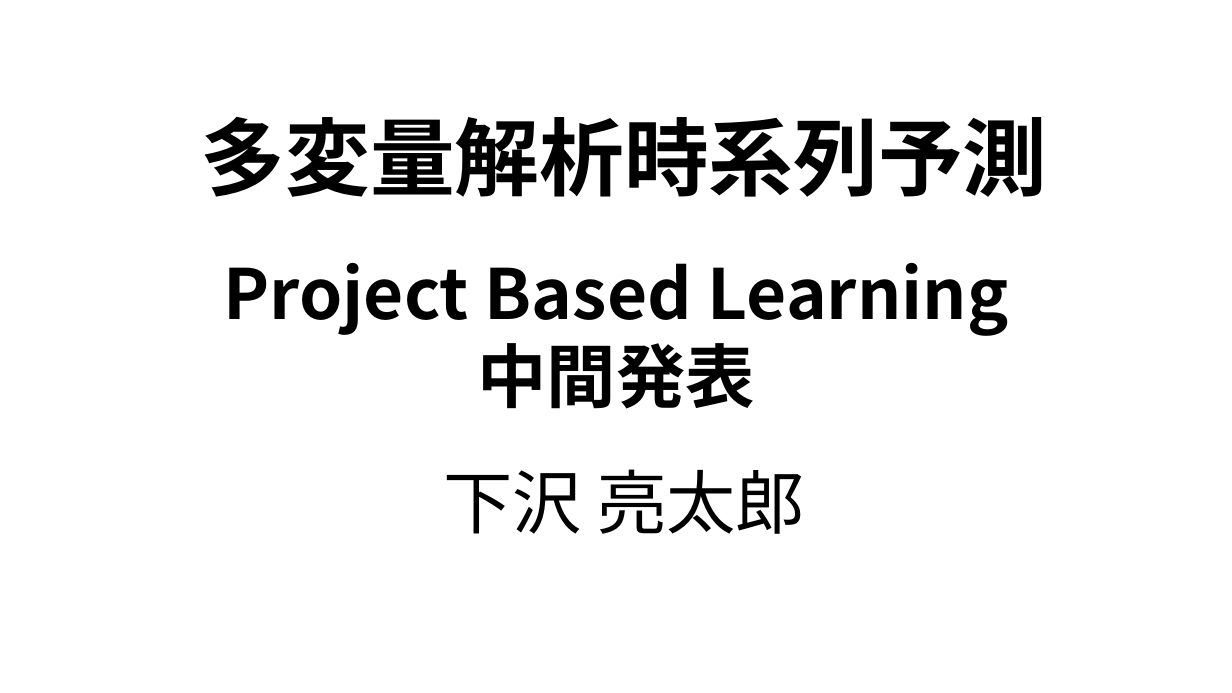
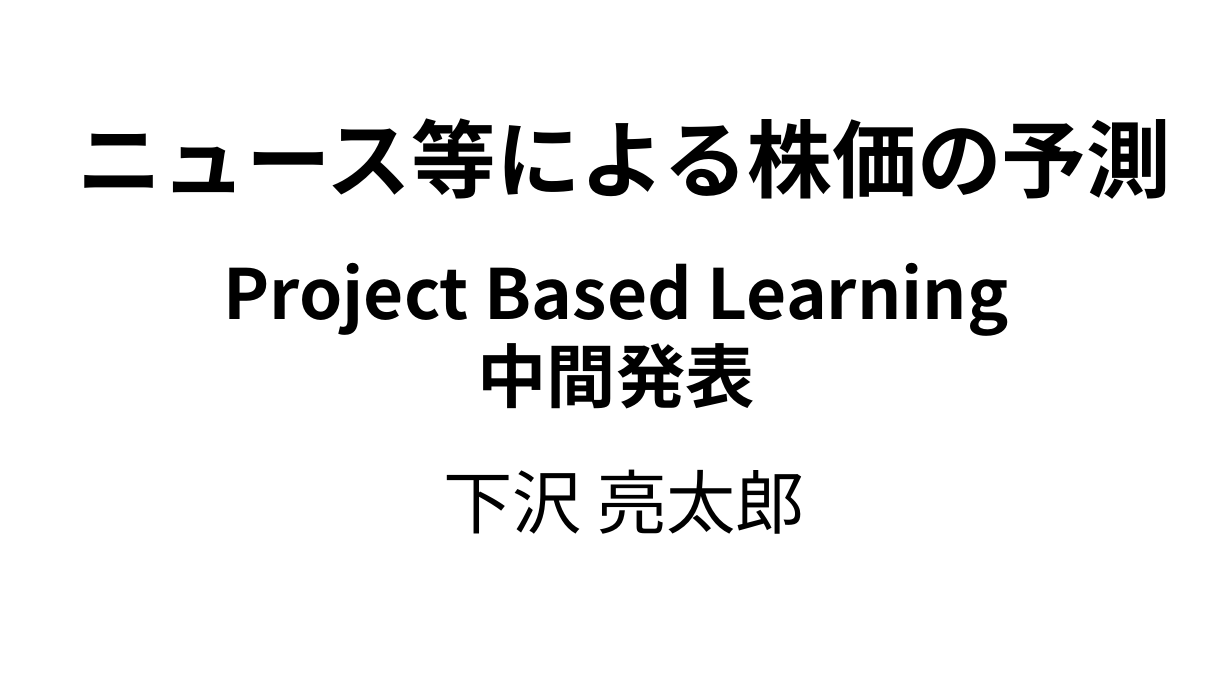
Before and after one commit to ryoww/PBL_stock, a slide deck: slide 1 of 中間発表.pptx. Drawn at 1232x693 pixels with LibreOffice and Linux fonts; fonts in the diff are those of the drawing. Boxes give left, top, right and bottom in pixels: in the first picture for what was removed or moved away, otherwise in the second. Text is boxed around its words. In the diff, an @@ line names an element or a change of style, - is before the commit and + after.

```diff
--- a/中間発表.pptx
+++ b/中間発表.pptx
@@ text at bbox=[77, 118, 1171, 199]: text changed @@
-多変量解析時系列予測
+ニュース等による株価の予測
```
Also in this commit, not shown: 5 other slides changed, 2 slides added, 1 slide removed, 11 other files.
